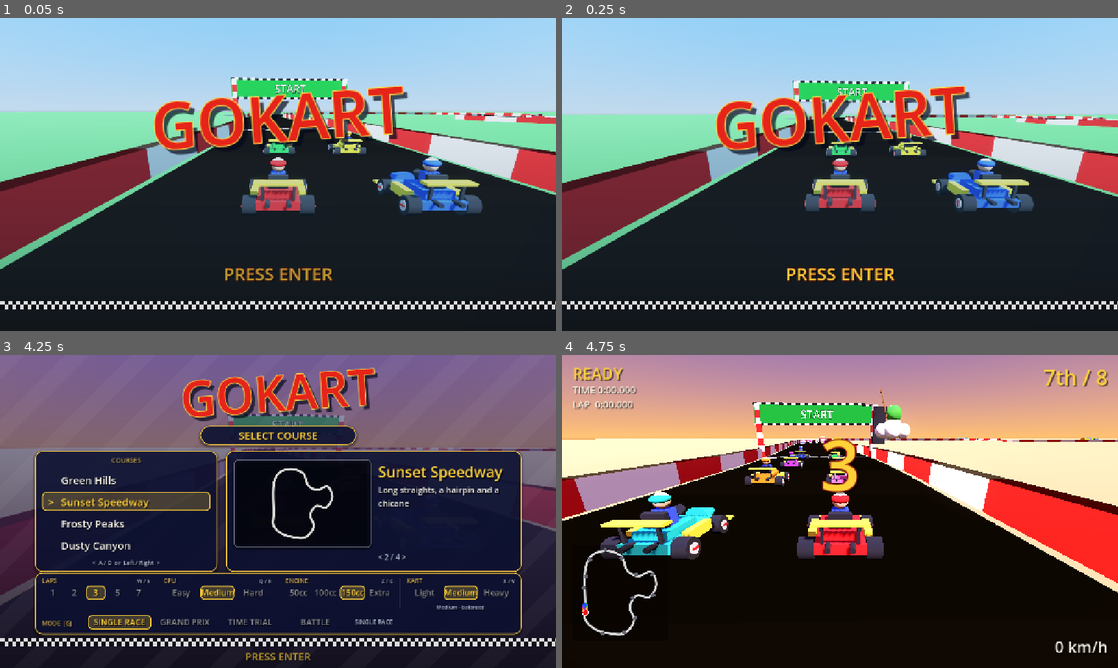
Above: before the commit, frames 1-4 (two rows, left to right).
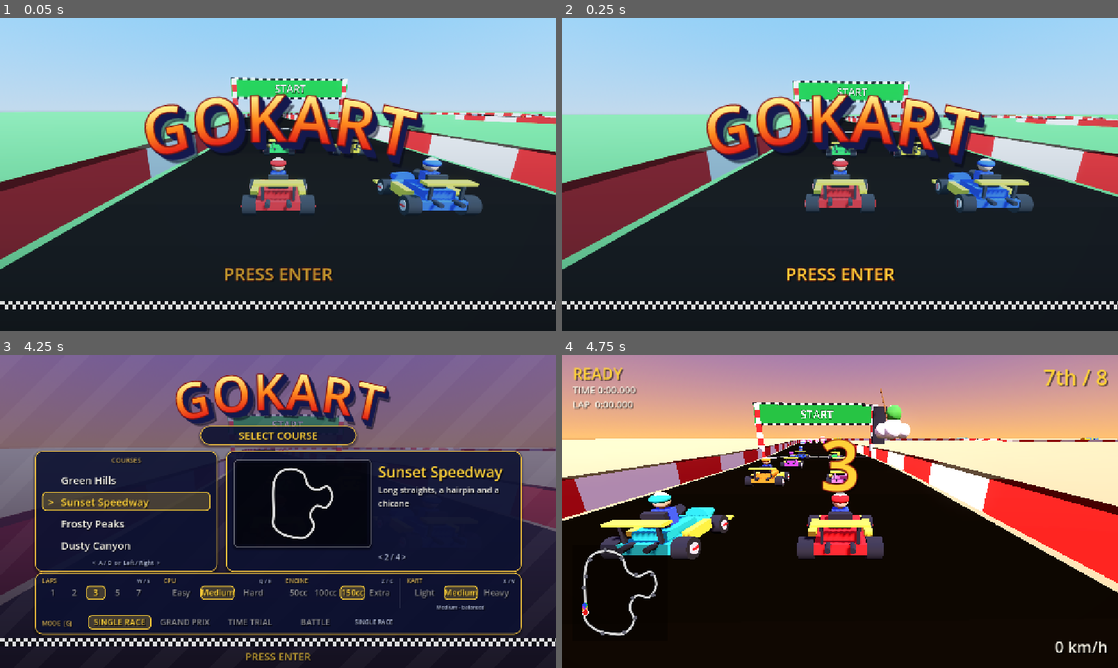
Above: after the commit, the same moments.

Repository: AgentiLoop/GoKart
Game: Godot game, scene res://scenes/menu.tscn
Same seed, same stepped clock (60 frames per second), same inputs: the game is played once before the commit and once after it.
Inputs (mouse positions are in pixels of both pictures, inside the frame that each line leads up to):
- Up to frame 1 (0.05 s): no input
- Up to frame 2 (0.25 s): no input
- Up to frame 3 (4.25 s): tap Enter at 0.5, 2.1 s; move the mouse to (400, 495) at 0.52 s; hold D (steer_right) 0.53-1.28 s; hold Space (drift) 0.53-1.28 s; click (400, 495) at 0.67 s; move the mouse to (166, 527) at 1.27 s; hold S (brake) 1.28-2.03 s; tap E (use_item) at 1.35 s; move the mouse to (333, 442) at 2.02 s; hold D (steer_right) 2.03-2.78 s; move the mouse to (250, 574) at 2.77 s; hold W (accelerate) 2.78-3.53 s; tap Keypad Enter at 2.85 s; click (250, 574) at 2.92 s; move the mouse to (444, 558) at 3.52 s; hold A (steer_left) from 3.53 s (still down); tap Q at 3.6 s; tap Escape at 4.15 s
- Up to frame 4 (4.75 s): keep holding A (steer_left); tap Enter at 4.25 s; move the mouse to (673, 464) at 4.27 s; tap Z at 4.35 s

The runs differ from the first frame. In frame 1, 7.1% of the frame differs, in the area x 25-77%, y 21-47%; in frame 2, 7.2%; in frame 3, 4.1%; in frame 4, less than 0.1%.

Commit message:
Mario Kart 64 style logo on the title and select screens: "GOKART" set on an arch (edge letters lower and leaning outward, logo_letter_pose), each letter a stack of layers — a soft navy shadow, eight navy extrusion layers for MK64's 3D block sides (navy, not black), a dark red rim (the sign rim, 7 px) and a light yellow -> orange -> red gradient fill painted by shaders/logo_gradient.gdshader (canvas_item shader keyed on the glyph's local y over the cap height); the old slant and gold outline go, the box clears the SELECT banner; test_logo (arch maths, letters in order / inside the box / clear of the banner, layer colours + offsets + shader params, no black, no outline wider than the rim), suite 12836 passed; title + title-menu screenshots regenerated (pixel-sampled: yellow top rows, red bottom rows, navy extrusion, 0 black), README, progress log

Diff:
--- a/scripts/menu.gd
+++ b/scripts/menu.gd
@@ -4,7 +4,8 @@
 ## ENTER. Any key brings up the select screen, laid out like MK64's: a "SELECT COURSE" banner, a
 ## course list on the left with a highlighted row, the map and the course blurb in a framed panel
 ## on the right and a row of option cells underneath, the demo still running dimmed behind it.
-## Text uses drop shadows instead of thick black outlines (only the logo has a gold rim).
+## Text uses drop shadows instead of thick black outlines; only the logo's letters — set on an arch,
+## shaded yellow to red, standing out of a navy extrusion like MK64's 3D block letters — have a rim.
 ## Left/Right (A/D) pick the track and Enter/Space races it; selection is stored in
 ## TrackLibrary.selected and Esc during a race comes back here (to the select screen).
 ## G / Tab cycles the mode: Single Race -> Grand Prix (every track in turn, MK64-style cup points)
@@ -39,7 +40,6 @@
 const CREAM := UiStyle.CREAM
 const GREY := UiStyle.GREY
 const LOGO_RED := UiStyle.LOGO_RED
-const LOGO_RIM := UiStyle.LOGO_RIM
 const PANEL_FILL := UiStyle.PANEL_FILL
 const PANEL_RIM := UiStyle.PANEL_RIM
 const SHADOW := UiStyle.SHADOW
@@ -103,8 +103,26 @@
 var title_shown := false
 static var title_seen := false
 const TITLE_LOGO_POS := Vector2(240, 150)   # logo position on the title screen (upper half)
-const MENU_LOGO_POS := Vector2(240, 8)      # logo position on the select screen
+const MENU_LOGO_POS := Vector2(240, 4)      # logo position on the select screen (clears the banner at 162)
 const TITLE_LOGO_SCALE := 1.3
+## The logo: "GOKART" set on an arch like MK64's logo, each letter a stack of layers — a soft
+## shadow, LOGO_DEPTH navy extrusion layers, a dark red rim and a yellow -> orange -> red gradient
+## fill painted by shaders/logo_gradient.gdshader.
+const LogoShader := preload("res://shaders/logo_gradient.gdshader")
+const LOGO_TEXT := "GOKART"
+const LOGO_FONT := 112
+const LOGO_BOX := Vector2(800, 156)
+const LOGO_GAP := 2.0                        # extra space between letters
+const LOGO_CROWN_Y := 0.0                    # the middle letters' top edge inside the box
+const LOGO_ARC_RADIUS := 900.0               # edge letters sit ~26 px lower, tilted ~14 degrees
+const LOGO_CAP_HEIGHT := 0.72                # cap height / font size, for the gradient span
+const LOGO_DEPTH := 8                        # extrusion layers
+const LOGO_DEPTH_STEP := Vector2(1.25, 1.5)  # offset per extrusion layer
+const LOGO_EXTRUDE := Color(0.08, 0.1, 0.3)  # deep navy block sides (MK64 uses black; no black here)
+const LOGO_SHADOW := Color(0.02, 0.03, 0.1, 0.45)
+const LOGO_SHADOW_OFF := Vector2(5, 7)
+const LOGO_TOP := Color(1.0, 0.95, 0.55)     # gradient: light yellow at the top ...
+const LOGO_MID := Color(1.0, 0.55, 0.12)     # ... orange in the middle, LOGO_RED at the baseline
 
 ## Drawn over the attract demo and under the panels: a translucent sky-tinted shade (light on the
 ## title screen so the race shows through, heavier behind the select screen), faint diagonal
@@ -376,29 +394,72 @@
 	if title_shown:
 		set_title(false)
 
-## "GOKART" like the MK64 logo: a slanted, chunky red word with a gold rim over a soft dark shadow.
+## Where a logo letter whose centre is `centre_x` from the word's middle sits on the arch: how far
+## it drops below the crown and the tilt that follows the arc (negative = leaning left). Pure.
+static func logo_letter_pose(centre_x: float, radius: float) -> Dictionary:
+	var dx := clampf(centre_x, -radius, radius)
+	return {"drop": radius - sqrt(radius * radius - dx * dx), "angle": asin(dx / radius)}
+
+## "GOKART" like the MK64 logo: chunky letters set on an arch, each shaded from light yellow through
+## orange to red with a dark red rim, standing out of a deep navy extrusion (MK64's letters are 3D
+## blocks with a bold shadow — here in navy rather than black) over a soft shadow.
 func _build_title() -> void:
 	title_box = Control.new()
 	title_box.position = MENU_LOGO_POS
-	title_box.size = Vector2(800, 150)
+	title_box.size = LOGO_BOX
 	title_box.pivot_offset = title_box.size * 0.5
-	title_box.rotation_degrees = -4.0
 	stage.add_child(title_box)
-	for layer in 2:
-		var l := Label.new()
-		l.text = "GOKART"
-		l.size = title_box.size
-		l.position = Vector2(8, 10) if layer == 0 else Vector2.ZERO
-		l.horizontal_alignment = HORIZONTAL_ALIGNMENT_CENTER
-		l.add_theme_font_override("font", font)
-		l.add_theme_font_size_override("font_size", 112)
-		if layer == 0:
-			l.add_theme_color_override("font_color", Color(0.02, 0.03, 0.1, 0.7))
-		else:
-			l.add_theme_color_override("font_color", LOGO_RED)
-			l.add_theme_color_override("font_outline_color", LOGO_RIM)
-			l.add_theme_constant_override("outline_size", 7)
-		title_box.add_child(l)
+	var widths: Array[float] = []
+	var total := -LOGO_GAP
+	for ch in LOGO_TEXT:
+		var w := font.get_string_size(ch, HORIZONTAL_ALIGNMENT_LEFT, -1, LOGO_FONT).x
+		widths.append(w)
+		total += w + LOGO_GAP
+	var ascent := font.get_ascent(LOGO_FONT)
+	var line_h := font.get_height(LOGO_FONT)
+	var x := (LOGO_BOX.x - total) * 0.5
+	for i in LOGO_TEXT.length():
+		var ch := LOGO_TEXT[i]
+		var w: float = widths[i]
+		var pose := logo_letter_pose(x + w * 0.5 - LOGO_BOX.x * 0.5, LOGO_ARC_RADIUS)
+		var letter := Control.new()
+		letter.name = "Letter%d" % i
+		letter.size = Vector2(w, line_h)
+		letter.position = Vector2(x, LOGO_CROWN_Y + pose.drop)
+		letter.pivot_offset = Vector2(w * 0.5, ascent)   # turn about the middle of the baseline
+		letter.rotation = pose.angle
+		title_box.add_child(letter)
+		var depth := LOGO_DEPTH_STEP * LOGO_DEPTH
+		letter.add_child(_logo_glyph(ch, depth + LOGO_SHADOW_OFF, LOGO_SHADOW, LOGO_SHADOW))
+		for d in range(LOGO_DEPTH, 0, -1):
+			letter.add_child(_logo_glyph(ch, LOGO_DEPTH_STEP * d, LOGO_EXTRUDE, LOGO_EXTRUDE))
+		letter.add_child(_logo_glyph(ch, Vector2.ZERO, UiStyle.SIGN_RIM, UiStyle.SIGN_RIM))
+		var fill := _logo_glyph(ch, Vector2.ZERO, LOGO_RED, Color.TRANSPARENT, false)
+		var mat := ShaderMaterial.new()
+		mat.shader = LogoShader
+		mat.set_shader_parameter("top_color", LOGO_TOP)
+		mat.set_shader_parameter("mid_color", LOGO_MID)
+		mat.set_shader_parameter("bottom_color", LOGO_RED)
+		mat.set_shader_parameter("top_y", ascent - LOGO_FONT * LOGO_CAP_HEIGHT)
+		mat.set_shader_parameter("bottom_y", ascent)
+		fill.material = mat
+		letter.add_child(fill)
+		x += w + LOGO_GAP
+
+## One layer of a logo letter: the glyph in `col` with a rim (outline) in `rim` — the extrusion and
+## shadow layers are solid, the rim layer gives the fill its edge — or, without a rim, the fill
+## layer the gradient shader paints. No drop shadow of its own (the extrusion is the shadow).
+func _logo_glyph(ch: String, offset: Vector2, col: Color, rim: Color, outlined := true) -> Label:
+	var l := Label.new()
+	l.text = ch
+	l.position = offset
+	l.size = Vector2(font.get_string_size(ch, HORIZONTAL_ALIGNMENT_LEFT, -1, LOGO_FONT).x, font.get_height(LOGO_FONT))
+	if outlined:
+		UiStyle.style_sign(l, font, LOGO_FONT, col, rim)
+	else:
+		UiStyle.style_label(l, font, LOGO_FONT, col)
+	l.add_theme_color_override("font_shadow_color", Color.TRANSPARENT)
+	return l
 
 ## Select-screen panel (hidden with the rest of select_box on the title screen).
 func _panel(rect: Rect2, fill: Color, rim: Color, radius: int) -> Panel:
--- /dev/null
+++ b/shaders/logo_gradient.gdshader
@@ -0,0 +1,23 @@
+shader_type canvas_item;
+// Mario Kart 64 logo fill: the letters shade from a light yellow at the top through orange to red
+// at the baseline. Used on the fill layer of each logo letter (a Label); the glyph coverage comes
+// from the font atlas alpha, the colour from the letter's local y between top_y and bottom_y.
+
+uniform vec4 top_color : source_color = vec4(1.0, 0.95, 0.55, 1.0);
+uniform vec4 mid_color : source_color = vec4(1.0, 0.55, 0.12, 1.0);
+uniform vec4 bottom_color : source_color = vec4(0.9, 0.14, 0.1, 1.0);
+uniform float top_y = 0.0;
+uniform float bottom_y = 100.0;
+
+varying float local_y;
+
+void vertex() {
+	local_y = VERTEX.y;
+}
+
+void fragment() {
+	float t = clamp((local_y - top_y) / max(bottom_y - top_y, 1.0), 0.0, 1.0);
+	vec3 grad = t < 0.5 ? mix(top_color.rgb, mid_color.rgb, t * 2.0) : mix(mid_color.rgb, bottom_color.rgb, (t - 0.5) * 2.0);
+	float a = texture(TEXTURE, UV).a * COLOR.a;
+	COLOR = vec4(grad, a);
+}
--- /dev/null
+++ b/tests/test_logo.gd
@@ -0,0 +1,94 @@
+extends RefCounted
+## The "GOKART" logo like Mario Kart 64's: letters set on an arch (edge letters lower and leaning
+## outward), each a stack of layers — a soft shadow, navy extrusion layers (MK64's 3D block letters,
+## without the black), a dark red rim and a yellow -> orange -> red gradient fill painted by
+## shaders/logo_gradient.gdshader — and the whole word inside its box, above the select banner.
+
+const Menu := preload("res://scripts/menu.gd")
+const UiStyle := preload("res://scripts/ui_style.gd")
+const BANNER_TOP := 162.0   # the SELECT COURSE banner's y on the select screen (menu.gd _ready)
+var runner
+
+func _root() -> Node:
+	return Engine.get_main_loop().root
+
+func _menu() -> Node:
+	var m = Menu.new()
+	_root().add_child(m)
+	if m.select_box == null:
+		m._ready()   # the runner's root is not ready yet during _initialize
+	return m
+
+func test_arch_pose() -> void:
+	var mid: Dictionary = Menu.logo_letter_pose(0.0, 820.0)
+	runner.check(is_zero_approx(mid.drop) and is_zero_approx(mid.angle), "the middle of the word sits on the crown")
+	var left: Dictionary = Menu.logo_letter_pose(-250.0, 820.0)
+	var right: Dictionary = Menu.logo_letter_pose(250.0, 820.0)
+	runner.check(left.drop > 30.0 and left.drop < 50.0 and is_equal_approx(left.drop, right.drop), "edge letters drop ~39 px: %f" % left.drop)
+	runner.check(left.angle < -0.25 and is_equal_approx(left.angle, -right.angle), "edge letters lean outward, symmetric: %f" % left.angle)
+	var near: Dictionary = Menu.logo_letter_pose(-100.0, 820.0)
+	runner.check(near.drop < left.drop and near.angle > left.angle, "closer to the middle: less drop, less lean")
+	var far: Dictionary = Menu.logo_letter_pose(5000.0, 820.0)
+	runner.check(is_equal_approx(far.drop, 820.0) and is_equal_approx(far.angle, PI * 0.5), "clamped at the arc's end")
+
+func test_letters_on_the_arch() -> void:
+	var m = _menu()
+	var letters: Array = m.title_box.get_children()
+	var n := letters.size()
+	runner.check(n == Menu.LOGO_TEXT.length(), "one box per letter: %d" % n)
+	var ordered := true
+	var prev_right := -1.0
+	for i in n:
+		var l: Control = letters[i]
+		if l.position.x < prev_right:
+			ordered = false
+		prev_right = l.position.x + l.size.x
+		var fill: Label = l.get_child(l.get_child_count() - 1)
+		runner.check(fill.text == Menu.LOGO_TEXT[i], "letter %d reads %s" % [i, fill.text])
+	runner.check(ordered, "letters left to right without overlapping")
+	var mid := n / 2
+	runner.check(letters[0].position.y > letters[mid].position.y + 15.0 and letters[n - 1].position.y > letters[mid - 1].position.y + 15.0, "edge letters sit lower than the middle ones (arch): %f vs %f" % [letters[0].position.y, letters[mid].position.y])
+	runner.check(letters[0].rotation < -0.15 and letters[n - 1].rotation > 0.15 and absf(letters[mid].rotation) < 0.1 and absf(letters[mid - 1].rotation) < 0.1, "edge letters lean outward, the middle ones stand up")
+	runner.check(letters[mid - 1].position.y >= Menu.LOGO_CROWN_Y and letters[mid - 1].position.y < Menu.LOGO_CROWN_Y + 4.0, "the crown letters sit at the top of the box")
+	var ascent: float = m.font.get_ascent(Menu.LOGO_FONT)
+	var reach: Vector2 = Menu.LOGO_DEPTH_STEP * Menu.LOGO_DEPTH + Menu.LOGO_SHADOW_OFF
+	var word_w := 0.0
+	for l in letters:
+		runner.check(l.position.x >= 0.0 and l.position.x + l.size.x + reach.x <= Menu.LOGO_BOX.x, "letter and its shadow inside the box horizontally")
+		runner.check(l.position.y + ascent + reach.y <= Menu.LOGO_BOX.y, "baseline + extrusion + shadow inside the box: %f" % (l.position.y + ascent + reach.y))
+		word_w += l.size.x
+	runner.check(is_equal_approx(letters[0].position.x, Menu.LOGO_BOX.x - prev_right), "word centred in the box")
+	runner.check(word_w > 400.0 and word_w < 700.0, "a chunky word: %f px wide" % word_w)
+	runner.check(Menu.MENU_LOGO_POS.y + Menu.LOGO_BOX.y <= BANNER_TOP, "the whole logo clears the SELECT banner on the select screen")
+	runner.check(m.title_box.pivot_offset == Menu.LOGO_BOX * 0.5 and is_zero_approx(m.title_box.rotation), "scales about its centre; the arch replaces the old slant")
+	m.free()
+
+func test_letter_layers() -> void:
+	var m = _menu()
+	var letter: Control = m.title_box.get_child(0)
+	var labels: Array = letter.get_children()
+	runner.check(labels.size() == Menu.LOGO_DEPTH + 3, "shadow + %d extrusion layers + rim + fill: %d" % [Menu.LOGO_DEPTH, labels.size()])
+	var shadow: Label = labels[0]
+	runner.check(shadow.get_theme_color("font_color") == Menu.LOGO_SHADOW and shadow.position == Menu.LOGO_DEPTH_STEP * Menu.LOGO_DEPTH + Menu.LOGO_SHADOW_OFF, "soft navy shadow beyond the extrusion")
+	for d in Menu.LOGO_DEPTH:
+		var layer: Label = labels[1 + d]
+		runner.check(layer.get_theme_color("font_color") == Menu.LOGO_EXTRUDE and layer.get_theme_color("font_outline_color") == Menu.LOGO_EXTRUDE, "extrusion layer %d is navy" % d)
+		runner.check(layer.position.is_equal_approx(Menu.LOGO_DEPTH_STEP * (Menu.LOGO_DEPTH - d)), "layers stack from the back to the front")
+	var rim: Label = labels[Menu.LOGO_DEPTH + 1]
+	runner.check(rim.get_theme_color("font_color") == UiStyle.SIGN_RIM and rim.get_theme_color("font_outline_color") == UiStyle.SIGN_RIM and rim.position == Vector2.ZERO, "dark red rim layer under the fill")
+	runner.check(rim.get_theme_constant("outline_size") == 7, "rim 7 px, as wide as the old logo rim (the sign rule: size / 16)")
+	var fill: Label = labels[Menu.LOGO_DEPTH + 2]
+	runner.check(fill.get_theme_constant("outline_size") == 0 and fill.material is ShaderMaterial and fill.material.shader == Menu.LogoShader, "fill painted by the gradient shader, no outline of its own")
+	var mat: ShaderMaterial = fill.material
+	runner.check(mat.get_shader_parameter("top_color") == Menu.LOGO_TOP and mat.get_shader_parameter("mid_color") == Menu.LOGO_MID and mat.get_shader_parameter("bottom_color") == Menu.LOGO_RED, "yellow at the top, orange, red at the baseline")
+	var top_y: float = mat.get_shader_parameter("top_y")
+	var bottom_y: float = mat.get_shader_parameter("bottom_y")
+	runner.check(is_equal_approx(bottom_y, m.font.get_ascent(Menu.LOGO_FONT)) and is_equal_approx(bottom_y - top_y, Menu.LOGO_FONT * Menu.LOGO_CAP_HEIGHT), "gradient spans the cap height down to the baseline")
+	for l in labels:
+		runner.check(l.text == Menu.LOGO_TEXT[0] and l.get_theme_font("font") == m.font and l.get_theme_font_size("font_size") == Menu.LOGO_FONT, "every layer is the same glyph in the menu font")
+		runner.check(l.get_theme_color("font_shadow_color").a == 0.0, "layers carry no drop shadow of their own")
+		runner.check(l.get_theme_constant("outline_size") <= 7, "no outline wider than the rim")
+		var c: Color = l.get_theme_color("font_color")
+		var o: Color = l.get_theme_color("font_outline_color")
+		runner.check(c != Color(0, 0, 0, c.a) and (l.get_theme_constant("outline_size") == 0 or o != Color(0, 0, 0, o.a)), "no black layer")
+	m.free()
Binary file changed: assets/screenshots/title-menu.png
Binary file changed: assets/screenshots/title.png
Not shown, changed: .agent/autopilot/progress.md
Not shown, changed: .agent/memory/godot-quirks.md
Not shown, changed: README.md
